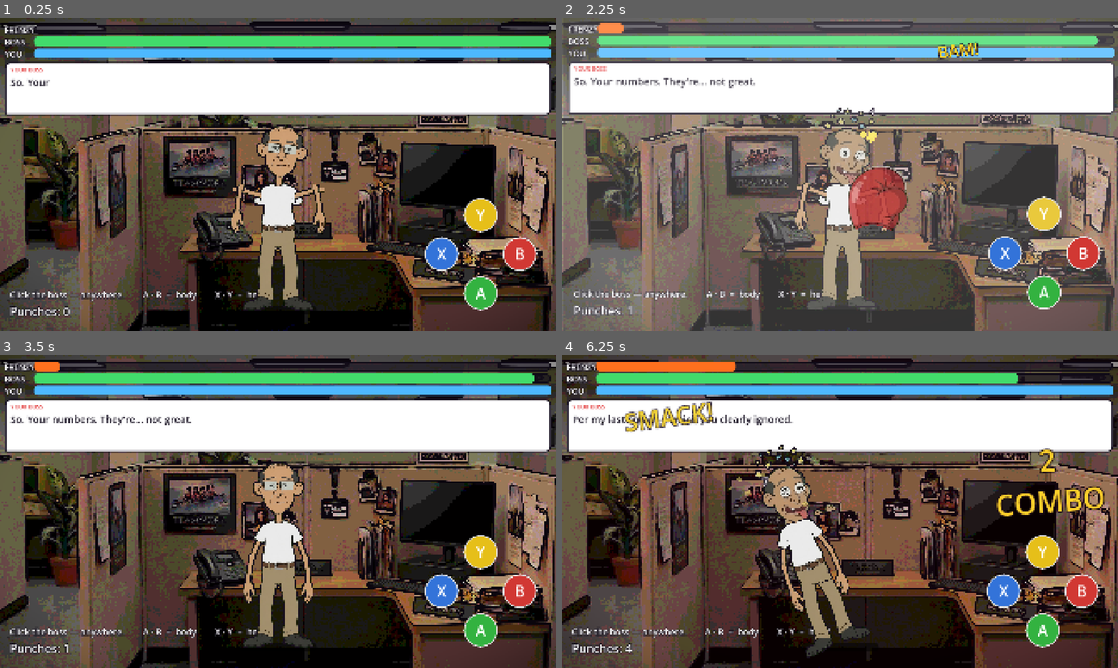
Above: before the commit, frames 1-4 (two rows, left to right).
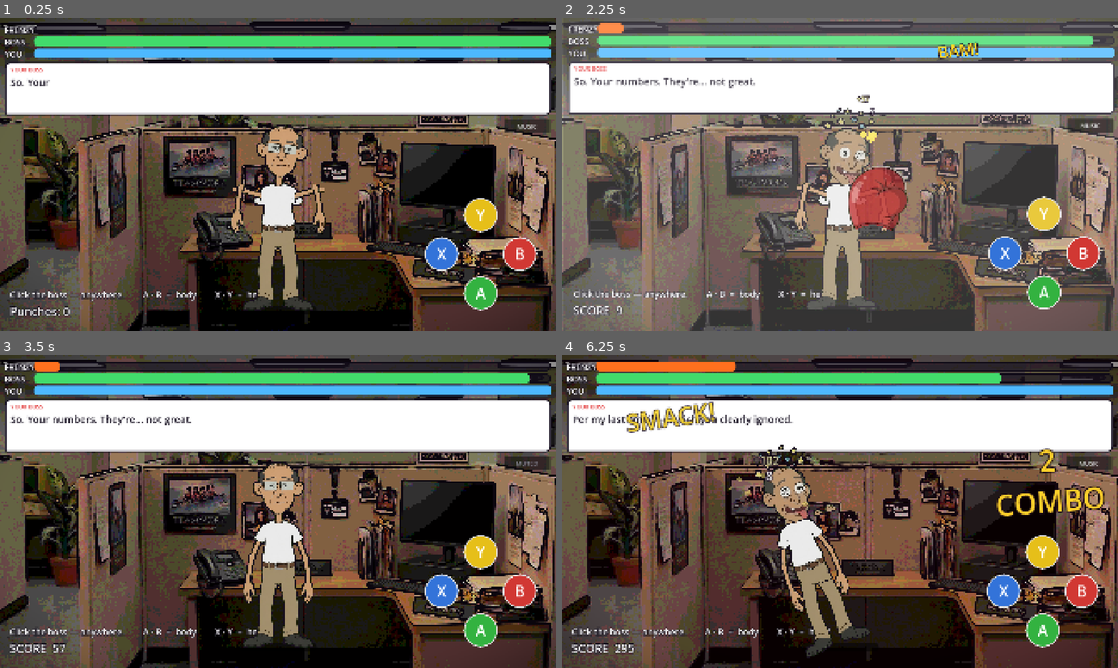
Above: after the commit, the same moments.

Repository: StaraxcreamTM/punch-my-boss-jun-14-2026
Game: Godot game, scene res://scenes/main.tscn
Two runs of this game, one before a commit and one after it. Both use one fixed random seed, a clock stepped at 60 frames per second and the inputs below.
Inputs (mouse positions are in pixels of both pictures, inside the frame that each line leads up to):
- Up to frame 1 (0.25 s): no input
- Up to frame 2 (2.25 s): click (1090, 127) at 0.5 s, where only the run after the commit has a clickable "MUSIC"; click (1090, 127) at 1.25 s, where only the run after the commit has a clickable "MUTED"; click "Y" at 2 s
- Up to frame 3 (3.5 s): tap Enter at 2.75 s; move the mouse to (400, 495) at 2.77 s; hold Right from 2.78 s (still down); tap M at 2.85 s; click (400, 495) at 2.92 s
- Up to frame 4 (6.25 s): release Right at 3.5 s; click "A" at 3.5 s; move the mouse to (728, 527) at 4.27 s; hold Down 4.28-5.03 s; tap M at 4.35, 5.3, 6.05 s; move the mouse to (895, 442) at 5.02 s; hold Right from 5.03 s (still down); tap B at 5.1 s; move the mouse to (812, 574) at 5.77 s; tap X at 5.85 s; click (812, 574) at 5.92 s

The runs differ from the first frame. In frame 1, 0.3% of the frame differs, in the area x 90-100%, y 32-37%; in frame 2, 0.6%; in frame 3, 0.6%; in frame 4, 1.6%, in the area x 1-100%, y 5-96%.

Commit message:
v0.20: arcade scoring, punch cooldown, fight music, save data
Scoring: score replaces the punch counter, eases up toward its real value
rather than snapping, with floating "+N" popups that read louder on big hits.
Points scale with damage, the combo multiplier, criticals and frenzy.

Punch cooldown (0.17s) - this was the open design question from the proposal.
Without it, mashing or an autoclicker farmed unlimited combo and made the
guard/tell/dodge loop pointless. With it in place the combo multiplier could
be raised from 1.8x to 4x, because a long combo now has to be earned on timing
rather than click rate.

Fight music: procedural chiptune loop generated the same way as the existing
punch/K.O. hits, so the game still ships zero audio assets. Square-wave bass
plucked on the beat plus a triangle arpeggio over i-VI-III-VII in A minor,
looping seamlessly. MUSIC/MUTED toggle button (also the M key), persisted.

Save data at user://punchmyboss.cfg: best score, music setting, difficulty.
Verified by exercising the toggle inside the screenshot demo so the save path
actually runs - the file was absent on the first check because nothing in a
14s demo triggered a save. Now round-trips (best=244, music=true).

Music button moved below the dialogue bubble; at y=152 it overlapped the
bubble's corner (caught on the filmstrip).

Co-Authored-By: Claude Opus 4.8 (1M context) <noreply@anthropic.com>

Diff:
--- a/game/scripts/main.gd
+++ b/game/scripts/main.gd
@@ -92,6 +92,16 @@
 const COMBO_WINDOW := 0.95
 const ROUND_HP_SCALE := 1.4
 
+# --- arcade scoring --------------------------------------------------------
+var score: int = 0
+var best_score: int = 0
+var _score_shown: float = 0.0     # eased toward `score` so the readout rolls up
+# Gate on how fast punches can be thrown. Without it, mashing (or an
+# autoclicker) farmed unlimited combo and made the guard/tell/dodge loop
+# pointless - the whole game is meant to be timing, not DPS.
+const PUNCH_COOLDOWN := 0.17
+var _punch_cd: float = 0.0
+
 # typewriter
 var _type_full: String = ""
 var _type_shown: float = 0.0
@@ -113,6 +123,9 @@
 
 var _punch_player: AudioStreamPlayer
 var _ko_player: AudioStreamPlayer
+var _music_player: AudioStreamPlayer
+var _music_btn: Button
+var music_on: bool = true
 
 # --- juice / game-feel ---
 var _shake_time: float = 0.0
@@ -187,6 +200,7 @@
 	boss.mouse_filter = Control.MOUSE_FILTER_IGNORE
 	_apply_safe_area()
 	get_viewport().size_changed.connect(_apply_safe_area)
+	_load_prefs()
 	_setup_shots()
 
 	_punch_player = AudioStreamPlayer.new()
@@ -195,6 +209,24 @@
 	_ko_player = AudioStreamPlayer.new()
 	_ko_player.stream = _make_ko()
 	add_child(_ko_player)
+	_setup_music()
+
+	# Music toggle, top-right. Also on the M key.
+	_music_btn = Button.new()
+	_music_btn.text = "MUSIC" if music_on else "MUTED"
+	_music_btn.focus_mode = Control.FOCUS_NONE
+	_music_btn.add_theme_font_size_override("font_size", 22)
+	_music_btn.anchor_left = 1.0
+	_music_btn.anchor_right = 1.0
+	_music_btn.offset_left = -180.0
+	_music_btn.offset_right = -20.0
+	# Below the dialogue bubble (which ends at y=336) - at y=152 it sat on top
+	# of the bubble's corner.
+	_music_btn.offset_top = 350.0
+	_music_btn.offset_bottom = 398.0
+	_music_btn.z_index = 60
+	_music_btn.pressed.connect(toggle_music)
+	safe.add_child(_music_btn)
 
 	# Overscan bg + tint so screen-shake never reveals a screen edge.
 	for n in [office, overlay]:
@@ -385,6 +417,15 @@
 	if rig_anim != null:
 		rig_anim.update(delta)
 
+	if _punch_cd > 0.0:
+		_punch_cd -= delta
+	# Roll the score readout up toward the real value rather than snapping.
+	if absf(_score_shown - float(score)) > 0.5:
+		_score_shown = lerpf(_score_shown, float(score), clampf(delta * 9.0, 0.0, 1.0))
+		counter.text = "SCORE  %d" % int(round(_score_shown))
+	elif counter.text == "":
+		counter.text = "SCORE  0"
+
 	# Combo decay + frenzy countdown.
 	if combo_time > 0.0:
 		combo_time -= delta
@@ -463,6 +504,7 @@
 				KEY_Y: _press("Y")
 				# Dodging: arrows / WSD. Left and right slip the punch, down
 				# ducks (which the uppercut punishes).
+				KEY_M: toggle_music()
 				KEY_LEFT: _dodge(-1)
 				KEY_RIGHT: _dodge(1)
 				KEY_DOWN: _dodge(0)
@@ -484,8 +526,9 @@
 # Click/tap anywhere: throw a fist at that exact point. Hits on the boss deal
 # damage; clicks in open air still swing (and whiff).
 func _punch_click(pos: Vector2) -> void:
-	if _koing:
+	if _koing or _punch_cd > 0.0:
 		return
+	_punch_cd = PUNCH_COOLDOWN
 	var boss_rect := (boss as Control).get_global_rect().grow(20.0)
 	var head_rect := _part_global_rect(head).grow(10.0)
 	var boss_cx := boss_rect.position.x + boss_rect.size.x * 0.5
@@ -494,7 +537,6 @@
 		_throw_whiff(pos, side_left)
 		return
 	punches += 1
-	counter.text = "Punches: %d" % punches
 	_throw_fist(pos, side_left, head_rect.has_point(pos))
 
 func _throw_whiff(pos: Vector2, side_left: bool) -> void:
@@ -532,10 +574,10 @@
 		"Y": _punch(false, true)   # right hand -> head
 
 func _punch(side_left: bool, is_head: bool) -> void:
-	if _koing:
+	if _koing or _punch_cd > 0.0:
 		return
+	_punch_cd = PUNCH_COOLDOWN
 	punches += 1
-	counter.text = "Punches: %d" % punches
 	# Aim at the head or the torso cutout, biased to the struck side.
 	var r := _part_global_rect(head if is_head else torso_spr)
 	var fx := 0.30 if side_left else 0.70
@@ -654,11 +696,17 @@
 		_combo_label.scale = Vector2.ONE * 1.45
 	if crit:
 		crits += 1
-	var combo_mul := 1.0 + minf(float(combo) * 0.05, 0.8)
+	# Multiplier climbs to 4x. It can go this high because the punch cooldown
+	# means a long combo has to be *earned* on timing rather than farmed by
+	# mashing - which is what the old 1.8x ceiling was compensating for.
+	var combo_mul := 1.0 + minf(float(combo) * 0.14, 3.0)
 	var dmg := maxf(1.0, roundf(base * combo_mul * (1.35 if frenzy > 0.0 else 1.0)))
 	_set_hp(hp - dmg)
 	_spawn_text(impact + Vector2(randf_range(-20.0, 20.0), -50.0), str(int(dmg)),
 		64 if crit else 44, Color(1, 0.32, 0.21) if crit else Color(1, 1, 1))
+	# Score: damage scaled by the multiplier, bonus for criticals and frenzy.
+	var gained := int(roundf(dmg * 10.0 * combo_mul * (2.0 if crit else 1.0)))
+	_add_score(gained, impact)
 	if frenzy <= 0.0:
 		_set_rage(rage + (13.0 if crit else 5.0))
 		if rage >= 100.0:
@@ -667,6 +715,16 @@
 			_flash_screen(0.5)
 			_shake(18.0, 0.4)
 			_spawn_text(Vector2(960.0, 300.0), "FRENZY!!", 130, Color(1, 0.24, 0.94))
+
+# Award points and pop a floating "+N" at the impact. Big gains read louder.
+func _add_score(amount: int, at: Vector2) -> void:
+	if amount <= 0:
+		return
+	score += amount
+	best_score = maxi(best_score, score)
+	var big := amount >= 300
+	_spawn_text(at + Vector2(randf_range(-30.0, 30.0), -120.0), "+%d" % amount,
+		54 if big else 38, Color(1, 0.86, 0.20) if big else Color(0.95, 0.95, 0.7))
 
 # --- boss fight state machine ---
 #
@@ -823,6 +881,8 @@
 	if _koing:
 		return
 	_koing = true
+	best_score = maxi(best_score, score)
+	_save_prefs()
 	_say("Ha! Back to your desk, champ.")
 	ko_banner.text = "YOU'RE FIRED"
 	ko_banner.pivot_offset = ko_banner.size / 2.0
@@ -1306,4 +1366,86 @@
 		7:
 			_dodge(0)
 		_:
-			pass
+			# Exercise the music toggle (and therefore the save path) once per
+			# demo run, so persistence is verified rather than assumed.
+			if _demo_step == 8:
+				toggle_music()
+				toggle_music()
+
+# --- fight music ------------------------------------------------------------
+# A short procedural chiptune loop, generated the same way as the punch/K.O.
+# hits so the game still ships with zero audio assets. Square-wave bass on the
+# downbeats plus a triangle arpeggio; the whole bar loops seamlessly.
+const MUSIC_BPM := 132.0
+
+func _make_music() -> AudioStreamWAV:
+	var rate := 44100
+	var beat := 60.0 / MUSIC_BPM
+	var bars := 4
+	var dur := beat * 4.0 * float(bars)
+	var n := int(rate * dur)
+	var data := PackedByteArray()
+	data.resize(n * 2)
+	# i-vi-III-VII in A minor: brooding but bouncy, fits the office-brawl tone.
+	var roots := [55.00, 43.65, 65.41, 49.00]   # A1, F1, C2, G1
+	var arp := [0.0, 3.0, 7.0, 12.0, 7.0, 3.0]  # minor triad up and back
+	for i in n:
+		var t := float(i) / rate
+		var bar := int(t / (beat * 4.0)) % bars
+		var root: float = roots[bar]
+		var tb := fmod(t, beat)                 # position inside the beat
+		# Bass: square wave, plucked envelope on every beat.
+		var benv := exp(-tb * 7.0)
+		var bs := (1.0 if sin(TAU * root * t) >= 0.0 else -1.0) * benv * 0.30
+		# Arpeggio: triangle, six steps per bar.
+		var step := int(t / (beat * 4.0 / float(arp.size()))) % arp.size()
+		var af: float = root * 4.0 * pow(2.0, float(arp[step]) / 12.0)
+		var aenv := exp(-fmod(t, beat * 4.0 / float(arp.size())) * 9.0)
+		var ph := fmod(af * t, 1.0)
+		var tri := 4.0 * absf(ph - 0.5) - 1.0
+		var as_ := tri * aenv * 0.16
+		data.encode_s16(i * 2, int(clampf(bs + as_, -1.0, 1.0) * 32767.0))
+	var w := _wav(data, rate)
+	w.loop_mode = AudioStreamWAV.LOOP_FORWARD
+	w.loop_begin = 0
+	w.loop_end = n
+	return w
+
+func _setup_music() -> void:
+	_music_player = AudioStreamPlayer.new()
+	_music_player.stream = _make_music()
+	_music_player.volume_db = -12.0
+	add_child(_music_player)
+	if music_on:
+		_music_player.play()
+
+func toggle_music() -> void:
+	music_on = not music_on
+	if _music_player != null:
+		if music_on:
+			_music_player.play()
+		else:
+			_music_player.stop()
+	if _music_btn != null:
+		_music_btn.text = "MUSIC" if music_on else "MUTED"
+		_music_btn.modulate = Color(1, 1, 1) if music_on else Color(0.6, 0.6, 0.66)
+	_save_prefs()
+
+# --- save data --------------------------------------------------------------
+# Best score and settings, in a plain ConfigFile under user://.
+const SAVE_PATH := "user://punchmyboss.cfg"
+
+func _load_prefs() -> void:
+	var cfg := ConfigFile.new()
+	if cfg.load(SAVE_PATH) != OK:
+		return
+	best_score = int(cfg.get_value("score", "best", 0))
+	music_on = bool(cfg.get_value("settings", "music", true))
+	difficulty = int(cfg.get_value("settings", "difficulty", Difficulty.BRAWLER))
+
+func _save_prefs() -> void:
+	var cfg := ConfigFile.new()
+	cfg.set_value("score", "best", best_score)
+	cfg.set_value("settings", "music", music_on)
+	cfg.set_value("settings", "difficulty", difficulty)
+	cfg.save(SAVE_PATH)
Not shown, changed: CHANGELOG-OVERNIGHT.md
